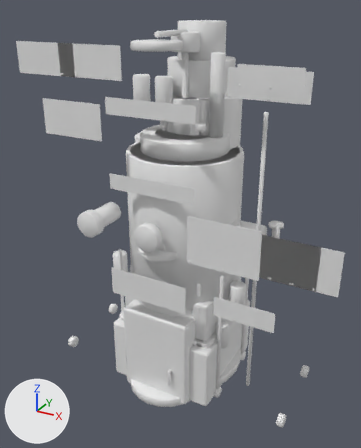
The glTF model packs/kit_lab/meshes/parts.glb as it was, and as the next commit left it.
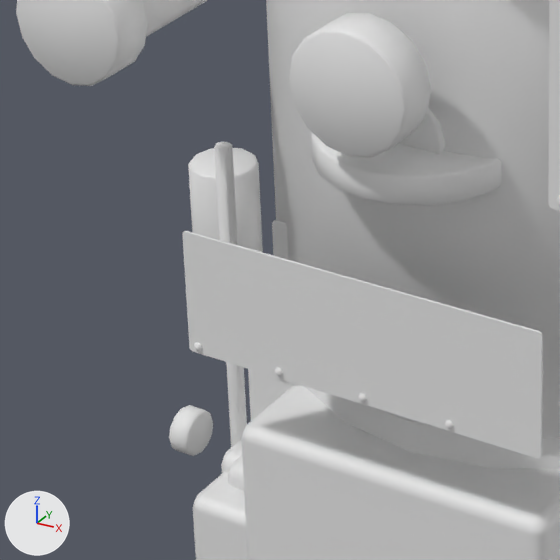
The first picture shows the older version from a camera (50 mm lens) standing at (1.37, -2.55, 2.34) and looking at (0.1, -0.24, 1.18). The close-ups show the older and then the newer version on the part from 20% to 52% of the width and 49% to 75% of the height of that picture. Only the edits that show in the close-ups are written down. Lighting does not change. The marker at lower left points along +X, +Y and +Z.

Names of what the first close-up shows: 'casing_450_800_600_18_8', 'casing_700_700_420_18_8', 'cyl_12_820_y_-360_480_210', 'cyl_130_40_y_0_1020_300', 'cyl_340_730_y_0_485_0', 'cyl_350_900_y_0_1100_0', 'cyl_50_220_y_-480_655_50', 'cyl_60_20_z_0_1050_340', 'cyl_80_60_z_-400_1150_430', 'cyl_80_60_z_0_1150_430', 'panel_1000_550_850_1400_1600', 'panel_450_-250_250_735_905' and 8 more.
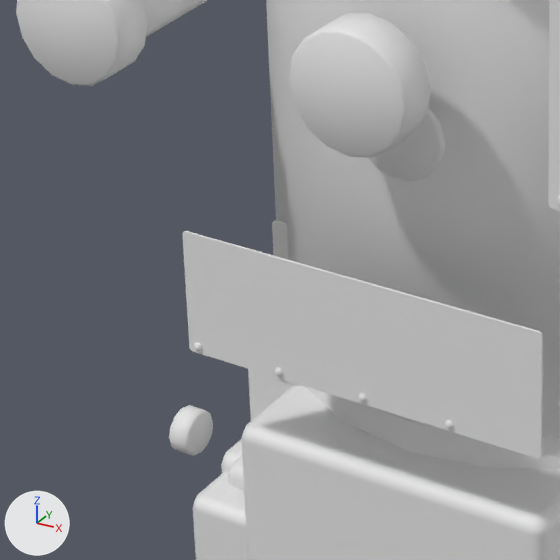
Where the change shows, as pixel boxes [x1, y1, x2, y2] in the close-ups (560 x 560 px):
'cyl_130_40_y_0_1020_300', deleted: before [312, 133, 501, 206]
'cyl_50_220_y_-480_655_50', deleted: before [188, 147, 263, 252]
'cyl_12_820_y_-360_480_210', deleted: before [214, 142, 247, 447]
'cyl_60_20_z_0_1050_340', unchanged, uncovered by the edit: before [398, 108, 445, 154]; after [369, 108, 445, 181]

Patch to the scene script:
```diff
--- a/packs/kit_lab/meshes/parts.glb.py
+++ b/packs/kit_lab/meshes/parts.glb.py
@@ ob_cyl_50_220_y__480_655_50 @@
-ob_cyl_50_220_y__480_655_50 = bpy.data.objects.new('cyl_50_220_y_-480_655_50', me_cyl_50_220_y__480_655_50)
-ob_cyl_50_220_y__480_655_50.location = (0.0, 0.0, 0.0)
@@ ob_cyl_12_820_y__360_480_210 @@
-ob_cyl_12_820_y__360_480_210 = bpy.data.objects.new('cyl_12_820_y_-360_480_210', me_cyl_12_820_y__360_480_210)
-ob_cyl_12_820_y__360_480_210.location = (0.0, 0.0, 0.0)
@@ ob_cyl_130_40_y_0_1020_300 @@
-ob_cyl_130_40_y_0_1020_300 = bpy.data.objects.new('cyl_130_40_y_0_1020_300', me_cyl_130_40_y_0_1020_300)
-ob_cyl_130_40_y_0_1020_300.location = (0.0, 0.0, 0.0)
```
